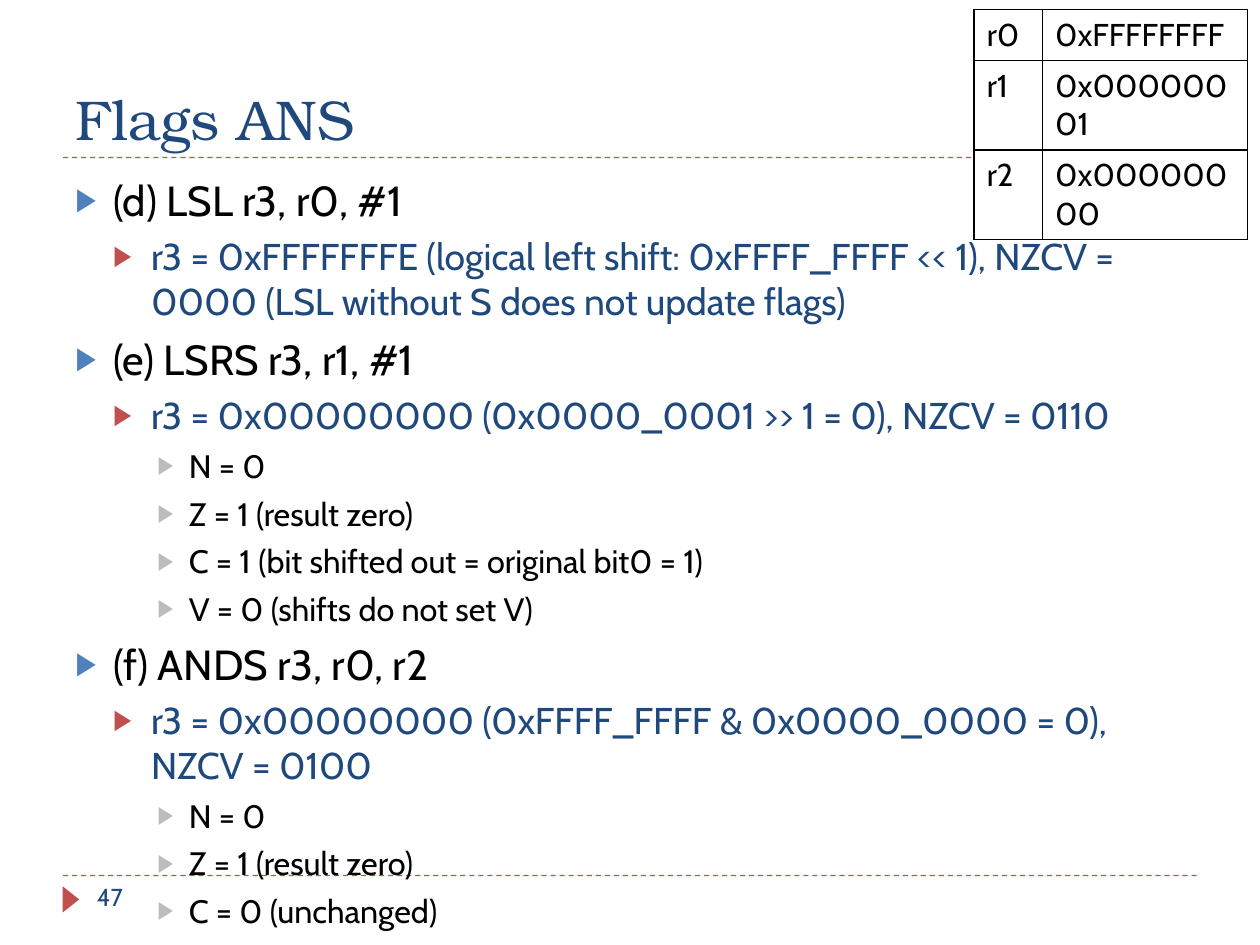
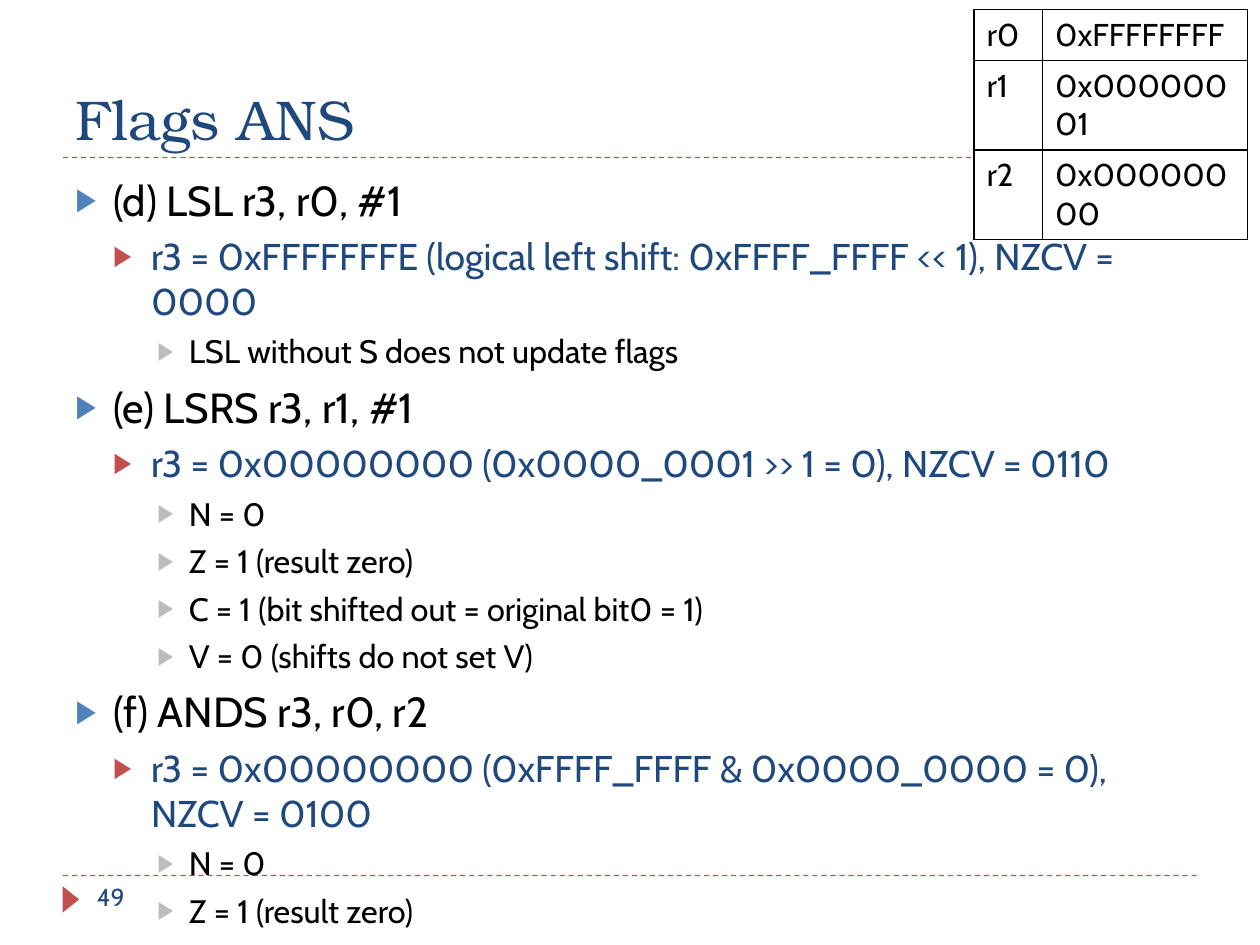
Before and after one commit to guhofstra/CSC111Fa25, a slide deck: slide 49 of PPTs/Ch4_ARM_Arithmetic_Logic_Exercises_ANS.pptx (slide 47 before the commit). Drawn at 1260x945 pixels with LibreOffice and Linux fonts; fonts in the diff are those of the drawing. Boxes give left, top, right and bottom in pixels: in the first picture for what was removed or moved away, otherwise in the second. Text is boxed around its words. In the diff, an @@ line names an element or a change of style, - is before the commit and + after.

```diff
--- a/PPTs/Ch4_ARM_Arithmetic_Logic_Exercises_ANS.pptx
+++ b/PPTs/Ch4_ARM_Arithmetic_Logic_Exercises_ANS.pptx
@@ text at (x1=151, y1=239, x2=1087, y2=371): text changed @@
-  ▶ r3 = 0xFFFFFFFE (logical left shift: 0xFFFF_FFFF << 1), NZCV = 0000 (LSL without S does not update flags)
+  ▶ r3 = 0xFFFFFFFE (logical left shift: 0xFFFF_FFFF << 1), NZCV = 0000
+    ▶ LSL without S does not update flags
@@ page number at (x1=97, y1=888, x2=125, y2=906): text changed @@
-47
+49
```
Also in this commit, not shown: 13 other slides changed, 2 slides added, 6 other files.
